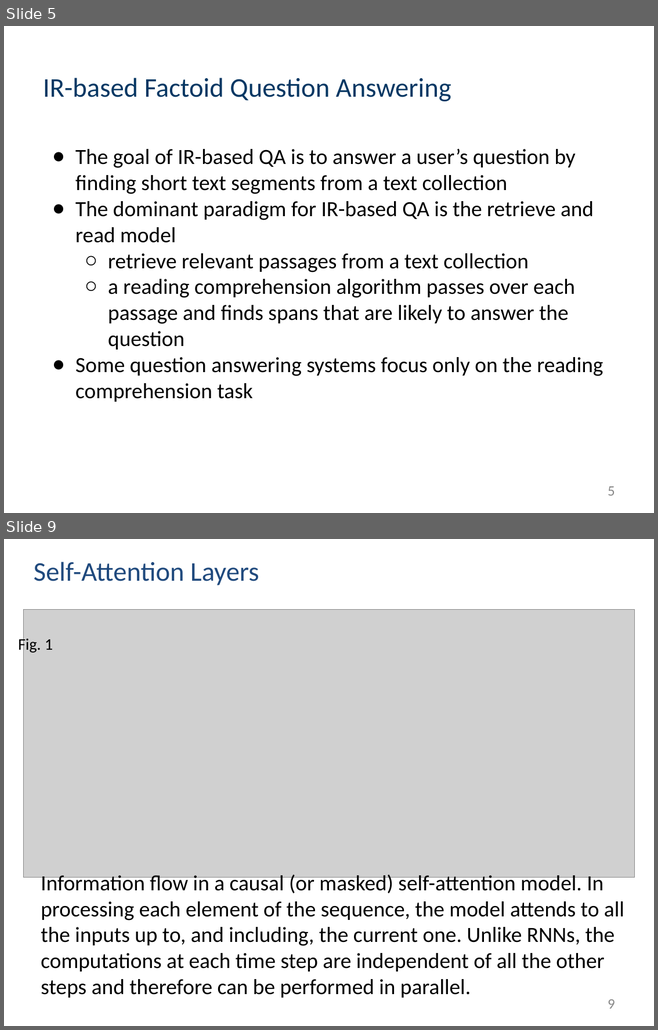
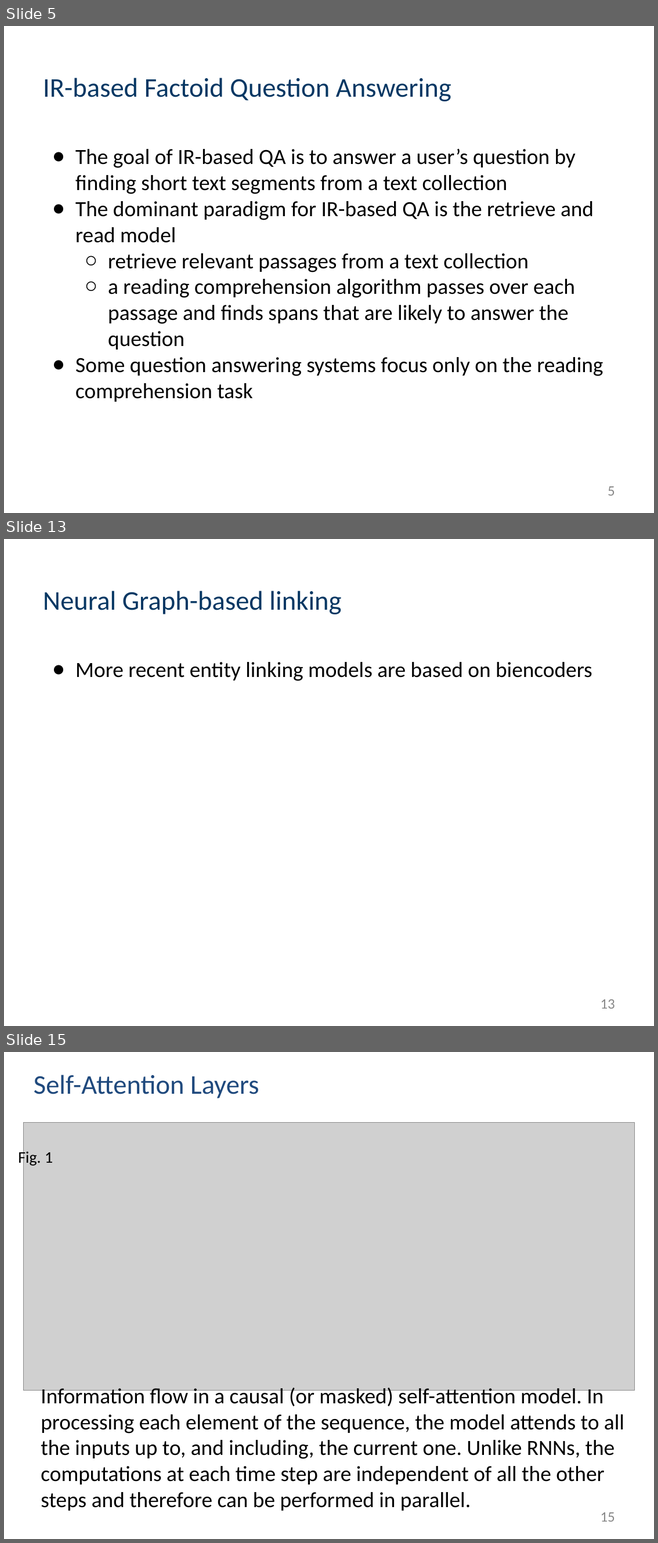
Before and after one commit to muyun/dev.nllp, a slide deck: docs/question-answering-draft.pptx. Shown one above the other, each under a label of ours: slides 5 and 9 before the commit, slides 5, 13 and 15 after it; the slides between them are not shown. The pictures are 658x1030 and 658x1543 pixels, drawn with LibreOffice and Linux fonts; fonts in the diff are those of the drawing; grey boxes stand for pictures. Boxes give left, top, right and bottom in pixels: in the first picture for what was removed or moved away, otherwise in the second. Text is boxed around its words. In the diff, an @@ line names an element or a change of style, - is before the commit and + after.

```diff
--- a/docs/question-answering-draft.pptx
+++ b/docs/question-answering-draft.pptx
@@ slide 13 added at box(4, 539, 654, 1026), background #FFFFFF @@
@@ title added at box(43, 591, 341, 614), 30 pt, text #073763 @@
+Neural Graph-based linking
@@ text added at box(75, 662, 592, 681), 24 pt, text #000000 @@
+● More recent entity linking models are based on biencoders
@@ page number added at box(600, 1000, 615, 1009), 16 pt, text #888888 @@
+13
@@ what was slide 9 is now slide 15 @@
@@ page number at box(600, 1513, 615, 1522): text changed @@
-9
+15
```
Also in this commit, not shown: 2 slides changed, 6 other slides added, 1 slide removed, 5 other files.
